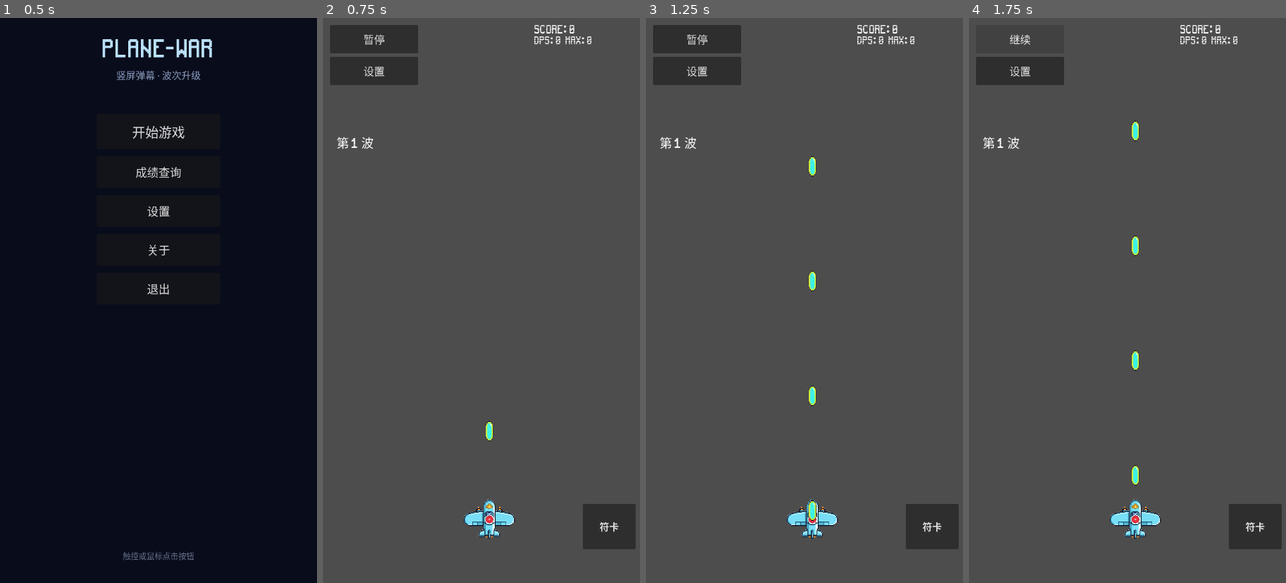
Above: before the commit, frames 1-4 (left to right).
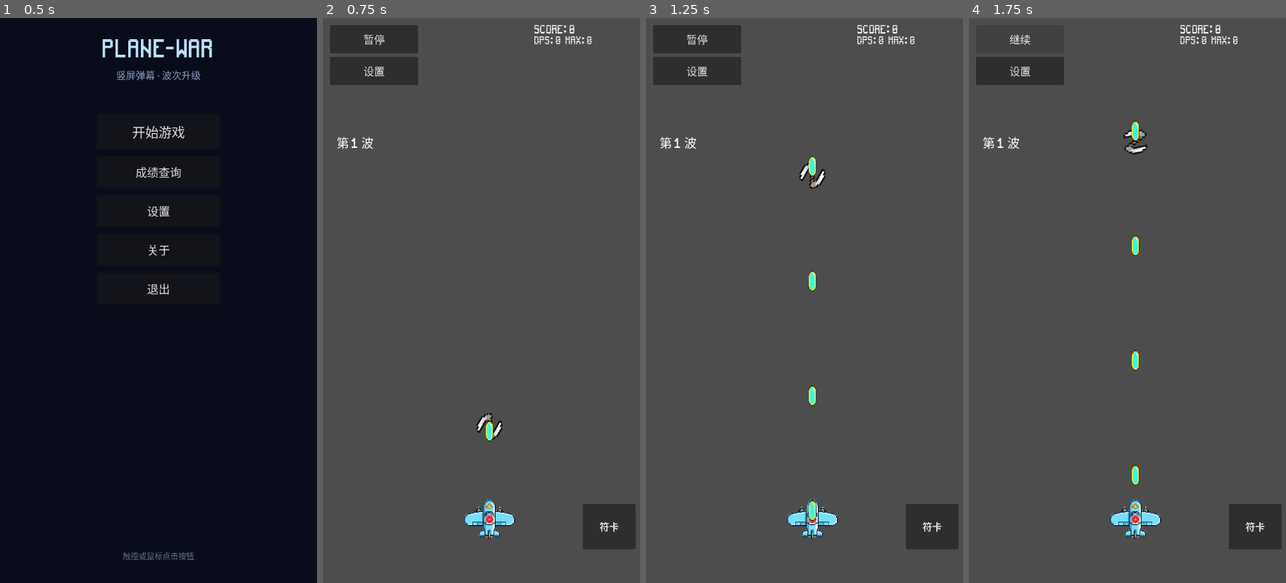
Above: after the commit, the same moments.

Repository: qingzhixing/plane-war
Game: Godot game, scene res://scenes/MainMenu.tscn
Two runs of this game, one before a commit and one after it. Both use one fixed random seed, a clock stepped at 60 frames per second and the inputs below. Sound files missing from this copy of the repository are replaced by a short silence.
Inputs:
- Up to frame 1 (0.5 s): no input
- Up to frame 2 (0.75 s): click "开始游戏" at 0.5 s
- Up to frame 3 (1.25 s): no input
- Up to frame 4 (1.75 s): click "暂停" at 1.25 s

Frame 1 is identical in both runs. In frame 2, 0.1% of the frame differs, in the area x 48-57%, y 69-75%; in frame 3, 0.2%; in frame 4, 0.2%, in the area x 48-57%, y 19-25%.

Commit message:
🎮 ADD: 回旋镖固定副武器回一枚射一枚，移除词条
Made-with: Cursor

Diff:
--- a/scripts/debug_upgrade_picker.gd
+++ b/scripts/debug_upgrade_picker.gd
@@ -13,8 +13,6 @@
 	{"id": "boss_hunter", "name": "要害瞄准", "desc": "主武器对 Boss 伤害 +20%"},
 	{"id": "arrow_cooldown", "name": "轻量箭袋", "desc": "弓箭冷却 -20%"},
 	{"id": "arrow_multi", "name": "齐射箭矢", "desc": "弓箭齐射 +1 / 解锁"},
-	{"id": "boomerang_speed", "name": "回旋加速", "desc": "回旋镖移速 +15%"},
-	{"id": "boomerang_multi", "name": "双刃回旋", "desc": "解锁 / 齐射+1"},
 	{"id": "combo_boost", "name": "节奏推进", "desc": "每次命中连击 +1"},
 	{"id": "combo_guard", "name": "稳态护盾", "desc": "连击保护 +1 层"},
 	{"id": "bomb_cooldown", "name": "符卡充能", "desc": "符卡冷却 -15%"},
--- a/scripts/player.gd
+++ b/scripts/player.gd
@@ -10,6 +10,9 @@
 @export var hit_invulnerable_seconds: float = 0.35
 @export var arrow_auto_interval: float = 1.4
 @export var bomb_auto_interval: float = 2.5
+## 回旋镖相对主弹速的比例（武器属性，非词条）
+@export var boomerang_speed_mult: float = 0.95
+@export var boomerang_return_speed_mult: float = 1.0
 
 var _fire_timer: float = 0.0
 var _shoot_sfx_timer: float = 0.0
@@ -30,17 +33,14 @@
 var _weapon_mode: String = "bullet"
 var _weapon_unlocked: Dictionary = {
 	"arrow": false,
-	"boomerang": false,
 	"bomb": false,
 }
 var _hit_invulnerable_timer: float = 0.0
 var _damage_multiplier: float = 1.0
 var _arrow_auto_timer: float = 0.0
 var _arrow_shot_count: int = 0
-var _boomerang_shot_count: int = 1
-## 当前在飞的回旋镖数量；归零后才发射下一波
+## 0 或 1：最多一枚在飞，回收后再发一枚
 var _boomerang_airborne: int = 0
-var _boomerang_speed_mult: float = 1.0
 var _bomb_auto_timer: float = 0.0
 var _bomb_shot_count: int = 0
 @onready var _fallback_bullet_scene_basic: PackedScene = preload("res://scenes/bullets/PlayerBullet.tscn")
@@ -69,14 +69,13 @@
 	_bomb_auto_timer = bomb_auto_interval
 	if _weapon_mode == "boomerang":
 		_weapon_mode = "bullet"
-		_weapon_unlocked["boomerang"] = true
 	if _weapon_mode == "bomb":
 		_weapon_mode = "bullet"
 		_weapon_unlocked["bomb"] = true
 		_bomb_shot_count = maxi(_bomb_shot_count, 1)
 	_init_shield()
-	if has_weapon_unlocked("boomerang") and _boomerang_airborne == 0:
-		call_deferred("_spawn_boomerang_volley")
+	if _boomerang_airborne == 0:
+		call_deferred("_spawn_one_boomerang")
 
 func _unhandled_input(event: InputEvent) -> void:
 	if event is InputEventScreenTouch:
@@ -188,28 +187,36 @@
 		_spawn_configured_bullet(bullet_scene_bomb, dir, 0.0, 0.75, 0, "bullet", "straight", side_offset)
 
 
-func _spawn_boomerang_volley() -> void:
-	if not has_weapon_unlocked("boomerang") or bullet_scene_boomerang == null:
-		return
-	if _boomerang_airborne > 0:
-		return
-	var n: int = maxi(1, _boomerang_shot_count)
-	_boomerang_airborne = n
-	var spread := 0.18
-	var base_mult := 0.95 * _boomerang_speed_mult
-	for i in n:
-		var angle: float = (i - (n - 1) * 0.5) * spread
-		var dir := Vector2(sin(angle), -cos(angle))
-		if dir.y > 0.0:
-			dir.y = -dir.y
-		var side_offset: Vector2 = Vector2(-dir.y, dir.x) * 18.0 * (i - (n - 1) * 0.5)
-		_spawn_configured_bullet(bullet_scene_boomerang, dir, 0.35, base_mult, 2, "bullet", "boomerang", side_offset)
+func _spawn_one_boomerang() -> void:
+	if bullet_scene_boomerang == null or _boomerang_airborne > 0:
+		return
+	_boomerang_airborne = 1
+	var dir := Vector2(0, -1)
+	var target := _boomerang_aim_dir()
+	if target.length_squared() > 0.0001:
+		dir = target
+	if dir.y > 0.0:
+		dir.y = -absf(dir.y)
+	dir = dir.normalized()
+	_spawn_configured_bullet(bullet_scene_boomerang, dir, 0.35, boomerang_speed_mult, 2, "bullet", "boomerang", Vector2.ZERO)
+
+
+func _boomerang_aim_dir() -> Vector2:
+	var enemies := get_tree().get_nodes_in_group("enemy")
+	var best: Vector2 = Vector2.ZERO
+	var best_d := INF
+	for e in enemies:
+		if e is Node2D and is_instance_valid(e):
+			var d := global_position.distance_squared_to((e as Node2D).global_position)
+			if d < best_d:
+				best_d = d
+				best = ((e as Node2D).global_position - global_position).normalized()
+	return best
 
 
 func on_boomerang_returned() -> void:
-	_boomerang_airborne = maxi(0, _boomerang_airborne - 1)
-	if _boomerang_airborne == 0 and has_weapon_unlocked("boomerang"):
-		call_deferred("_spawn_boomerang_volley")
+	_boomerang_airborne = 0
+	call_deferred("_spawn_one_boomerang")
 
 
 func _update_side_weapons(delta: float) -> void:
@@ -242,7 +249,7 @@
 	if bullet.has_method("set_boomerang_owner") and bullet_motion_mode == "boomerang":
 		bullet.set_boomerang_owner(self)
 		if "return_speed_multiplier" in bullet:
-			bullet.return_speed_multiplier = _boomerang_speed_mult
+			bullet.return_speed_multiplier = boomerang_return_speed_mult
 	if bullet.has_method("set_boss_damage_multiplier"):
 		bullet.set_boss_damage_multiplier(_boss_damage_multiplier)
 	if penetration > 0 and bullet.has_method("set_penetration"):
@@ -336,15 +343,8 @@
 			if not has_weapon_unlocked("arrow"):
 				_weapon_unlocked["arrow"] = true
 			_arrow_shot_count = max(1, _arrow_shot_count + 1)
-		"boomerang_speed", "boomerang_cooldown":
-			_boomerang_speed_mult *= 1.15
-		"boomerang_multi":
-			if not has_weapon_unlocked("boomerang"):
-				_weapon_unlocked["boomerang"] = true
-				call_deferred("_spawn_boomerang_volley")
-			else:
-				_boomerang_shot_count = mini(4, _boomerang_shot_count + 1)
-				_boomerang_speed_mult *= 1.05
+		"boomerang_speed", "boomerang_cooldown", "boomerang_multi":
+			pass
 		"bomb_multi", "bomb_weapon":
 			if not has_weapon_unlocked("bomb"):
 				_weapon_unlocked["bomb"] = true
--- a/scripts/upgrade_ui.gd
+++ b/scripts/upgrade_ui.gd
@@ -14,10 +14,6 @@
 	# 副武器：弓箭（由 arrow_multi 首次解锁）
 	{"id": "arrow_cooldown", "name": "轻量箭袋", "desc": "弓箭冷却 -20%"},
 	{"id": "arrow_multi", "name": "齐射箭矢", "desc": "弓箭齐射数量 +1；若未解锁则同时解锁"},
-
-	# 副武器：回旋镖（由 boomerang_multi 首次解锁）
-	{"id": "boomerang_speed", "name": "回旋加速", "desc": "回旋镖飞行与回程速度 +15%"},
-	{"id": "boomerang_multi", "name": "双刃回旋", "desc": "解锁回旋镖（回收后再射）；已解锁则齐射+1 且略提速"},
 
 	# 副武器：炸弹（由 bomb_multi 首次解锁）
 	{"id": "bomb_multi", "name": "挂载炸弹", "desc": "解锁炸弹副武器，齐射 +1；自动向上发射，仅炸敌机"},
@@ -148,14 +144,12 @@
 	var at_max_bullets: bool = false
 	var bullet_count: int = 1
 	var arrow_unlocked: bool = false
-	var boomerang_unlocked: bool = false
 	var bomb_unlocked: bool = false
 	if player != null and player.has_method("get_bullet_count") and player.has_method("get_max_bullet_count"):
 		bullet_count = player.get_bullet_count()
 		at_max_bullets = bullet_count >= player.get_max_bullet_count()
 	if player != null and player.has_method("has_weapon_unlocked"):
 		arrow_unlocked = player.has_weapon_unlocked("arrow")
-		boomerang_unlocked = player.has_weapon_unlocked("boomerang")
 	if player != null and player.has_method("has_weapon_unlocked"):
 		bomb_unlocked = player.has_weapon_unlocked("bomb")
 	for u in UPGRADES:
@@ -164,8 +158,6 @@
 		if u["id"] == "spread_focus" and bullet_count <= 1:
 			continue
 		if u["id"] == "arrow_cooldown" and not arrow_unlocked:
-			continue
-		if u["id"] == "boomerang_speed" and not boomerang_unlocked:
 			continue
 		if u["id"] == "bomb_side_cooldown" and not bomb_unlocked:
 			continue
@@ -241,8 +233,6 @@
 		"boss_hunter",
 		"arrow_cooldown",
 		"arrow_multi",
-		"boomerang_speed",
-		"boomerang_multi",
 		"combo_boost",
 		"combo_guard",
 		"bomb_cooldown",
